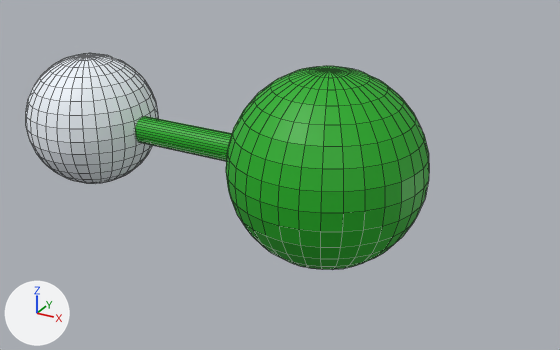
One commit to the FBX model Assets/Atoms/hydrogen_chloride.fbx: the scene before it, then after it.
Before and after are seen from a 50 mm camera at (1.2, -1.283, 0.604) aimed at (0.487, 0.012, -0.044). Lighting does not change. The marker at lower left points along +X, +Y and +Z. Mesh edges are drawn as thin lines.

In view in the first picture: 'hydrogen_chloride'.
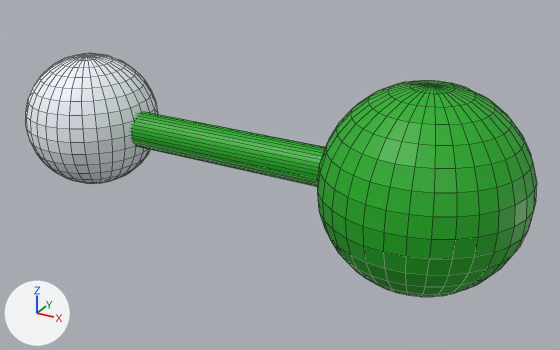
Location of each change, (x1, y1, x2, y2) in pixels of the pictures (560 x 350 px; the box of a moved part takes in the faces that stretch with it):
'hydrogen_chloride', reshaped (27% wider, 12% taller)
    before: (25, 53, 429, 270)
    after: (25, 53, 537, 297)
part 1 of me_plane_045, moved or reshaped
    before: (226, 66, 429, 270)
    after: (317, 81, 537, 297)
part 2 of me_plane_045, moved or reshaped
    before: (135, 116, 232, 161)
    after: (131, 112, 325, 186)

What changed in the scene script:
```text
Change me_plane_045:
    where me_plane_045.from_pydata(...)  # 1028 vertices, 1058 faces; spans x -0.15..0.8, y -0.2..0.2, z -0.2..0.2
    used by ob_hydrogen_chloride; location = (0.0, 0.0, 0.0)
    me_plane_045 part 1: the loose piece of 482 vertices spanning x 0.4..0.8, y -0.2..0.2, z -0.2..0.2 is moved by (0.2, 0.0, 0.0)
    me_plane_045 part 2: the loose piece of 64 vertices spanning x 0.0..0.6, y -0.03..0.03, z -0.03..0.03 is scaled about its middle by 1.33, then moved by (0.1, 0.0, 0.0)
```
